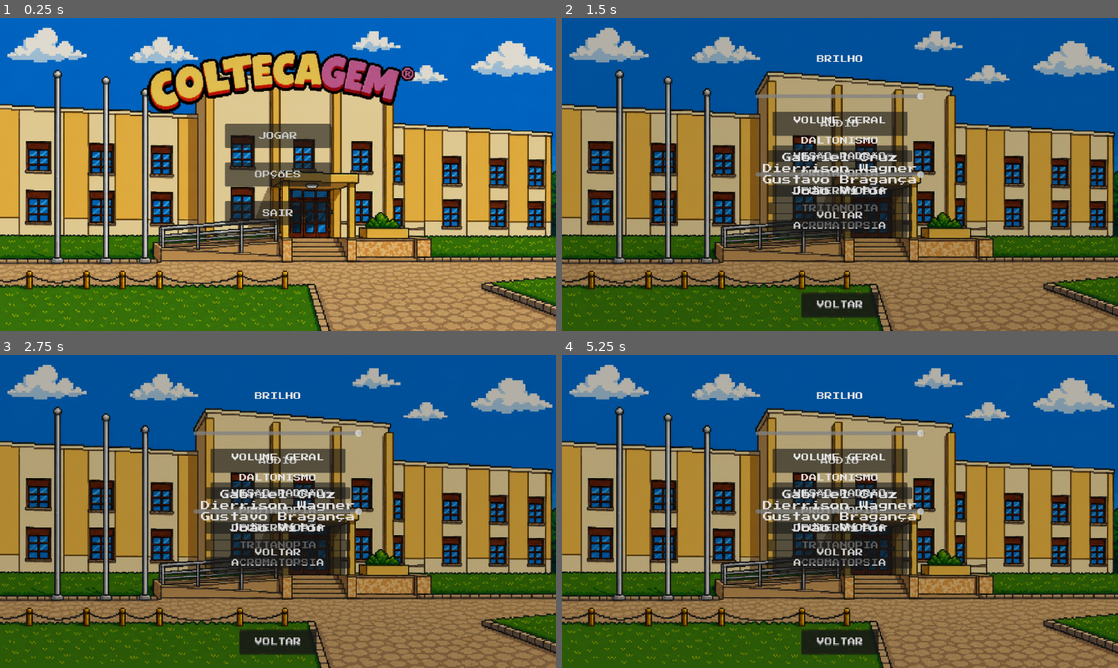
Above: before the commit, frames 1-4 (two rows, left to right).
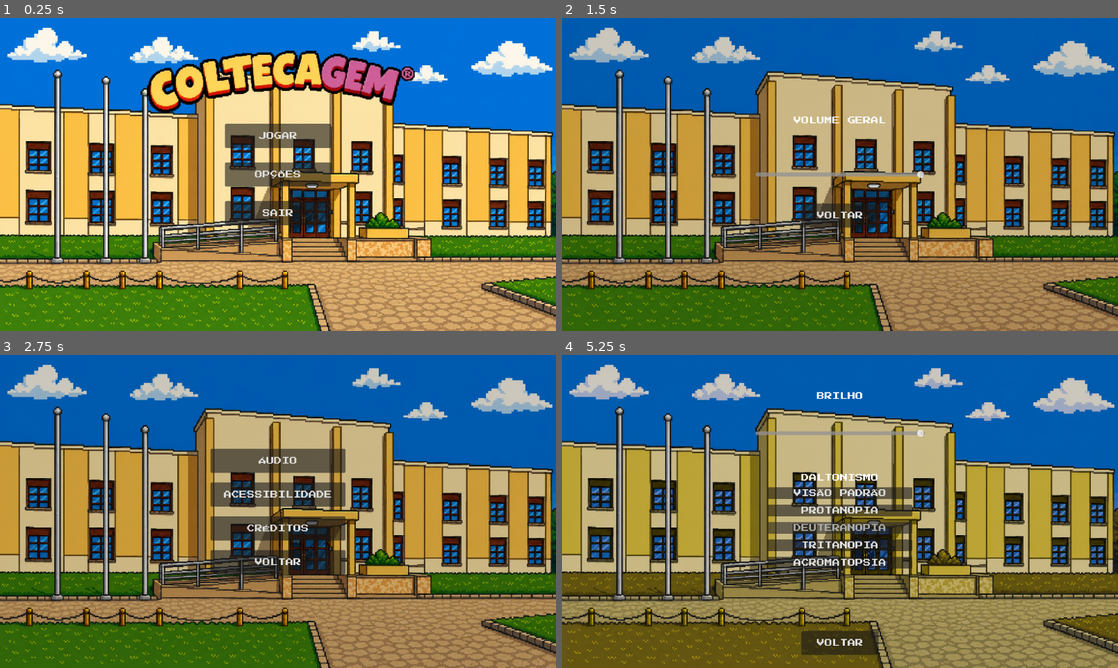
Above: after the commit, the same moments.

Repository: TP-Coltec-UFMG/2026-303-coltecagem
Game: Godot game, scene res://scenes/menu_principal.tscn
The game is run twice, just before and just after one commit, with the same random seed, the same clock (stepped at 60 frames per second) and the same inputs.
Inputs (mouse positions are in pixels of both pictures, inside the frame that each line leads up to):
- Up to frame 1 (0.25 s): no input
- Up to frame 2 (1.5 s): click "OPÇÕES" at 0.5 s; click "ÁUDIO" at 1.25 s
- Up to frame 3 (2.75 s): click "VOLTAR" at 2 s
- Up to frame 4 (5.25 s): click "ACESSIBILIDADE" at 2.75 s; click "VISÃO PADRÃO" at 3.5 s; click "PROTANOPIA" at 4.25 s; click (840, 527) at 5 s, where only the run before the commit has a clickable "CRÉDITOS"

The runs differ from the first frame. In frame 1, 54% of the frame differs, in the area x 0-100%, y 0-100%; in frame 2, 10%; in frame 3, 6.4%; in frame 4, 32%.
Error before the commit: Invalid access to property or key 'voltar' on a base object of type 'Control'. (res://menu_principal.gd:19)

Commit message:
Sistema core e atributos do estudante (EstadoJogador) + fix de caminhos quebrados

Diff:
--- /dev/null
+++ b/autoload/estado_jogador.gd
@@ -0,0 +1,330 @@
+extends Node
+## ============================================================
+## EstadoJogador
+## ------------------------------------------------------------
+## Autoload (Singleton) responsável por TODO o "core" do jogo:
+##   - guardar o estado do estudante (energia, estresse, social,
+##     desempenho acadêmico)
+##   - aplicar os efeitos de cada ação do dia a dia
+##   - calcular a nota da prova
+##   - decidir qual final o jogador atingiu
+##
+## Valores e efeitos baseados no canvas de design do jogo
+## (mapa mental de atributos, tabela de eventos padrão e lista
+## de finais). Onde o canvas não especifica um número exato,
+## deixei um valor "chute inicial" comentado — ajustem à vontade,
+## é só mexer nas constantes lá em cima.
+##
+## Como usar de qualquer script:
+##     EstadoJogador.estudar()
+##     print(EstadoJogador.energia)
+## ============================================================
+
+# ---------------------------------------------------------------
+# SINAIS
+# ---------------------------------------------------------------
+signal atributo_alterado(nome: String, valor_antigo: int, valor_novo: int)
+signal acao_bloqueada(acao: String, motivo: String)
+signal prova_corrigida(nota: int)
+signal fim_de_jogo(final_nome: String)
+
+
+# ---------------------------------------------------------------
+# CONSTANTES DE BALANCEAMENTO
+# ---------------------------------------------------------------
+const ATRIBUTO_MIN := 0
+const ATRIBUTO_MAX := 100
+
+## Estresse muito alto bloqueia ações "produtivas" (aula, estudar,
+## entrosar). O canvas fala em "muito estresse gera eventos
+## negativos" — implementei como bloqueio, que é o que a issue
+## original pede explicitamente.
+const ESTRESSE_LIMITE_BLOQUEIO := 90
+
+## Segundo o canvas: "Se [energia] ficar zerada: estudar rende
+## menos; algumas ações ficam indisponíveis". Ou seja, o gatilho é
+## energia = 0, não um valor intermediário.
+const ENERGIA_LIMITE_ZERADA := 0
+
+## Variação aleatória (fator sorte) usada na nota da prova.
+const FATOR_SORTE_MIN := -15
+const FATOR_SORTE_MAX := 15
+
+## Nota mínima pra passar (canvas: "Objetivo: Chegar no final com
+## Nota >= 60")
+const MEDIA_APROVACAO := 60
+
+
+# ---------------------------------------------------------------
+# ATRIBUTOS DO ESTUDANTE (sempre entre 0 e 100)
+# ---------------------------------------------------------------
+# Nunca altere estas variáveis diretamente de fora deste script.
+# Sempre passe pelas ações (aula, estudar, dormir...) ou, pra um
+# ajuste manual, use alterar_atributo() — assim o clamp (0-100) e
+# o sinal de aviso são sempre respeitados.
+
+var energia: int = 100
+var estresse: int = 0
+var social: int = 50
+var desempenho_academico: int = 50
+
+## Última nota tirada em prova (-1 = nenhuma prova feita ainda)
+var ultima_nota: int = -1
+
+## Contador simples de dias/ações passadas
+var dias_passados: int = 0
+
+
+# ---------------------------------------------------------------
+# HELPER PRINCIPAL — soma/subtrai valor de um atributo, com clamp
+# ---------------------------------------------------------------
+func alterar_atributo(nome: String, delta: int) -> void:
+	var valor_antigo: int
+	var valor_novo: int
+
+	match nome:
+		"energia":
+			valor_antigo = energia
+			valor_novo = clampi(valor_antigo + delta, ATRIBUTO_MIN, ATRIBUTO_MAX)
+			energia = valor_novo
+		"estresse":
+			valor_antigo = estresse
+			valor_novo = clampi(valor_antigo + delta, ATRIBUTO_MIN, ATRIBUTO_MAX)
+			estresse = valor_novo
+		"social":
+			valor_antigo = social
+			valor_novo = clampi(valor_antigo + delta, ATRIBUTO_MIN, ATRIBUTO_MAX)
+			social = valor_novo
+		"desempenho_academico":
+			valor_antigo = desempenho_academico
+			valor_novo = clampi(valor_antigo + delta, ATRIBUTO_MIN, ATRIBUTO_MAX)
+			desempenho_academico = valor_novo
+		_:
+			push_warning("EstadoJogador: atributo desconhecido '%s'" % nome)
+			return
+
+	if valor_antigo != valor_novo:
+		atributo_alterado.emit(nome, valor_antigo, valor_novo)
+
+
+# ---------------------------------------------------------------
+# CONDIÇÕES DE BLOQUEIO
+# ---------------------------------------------------------------
+
+## true se o estresse está alto demais para ações produtivas
+func esta_em_burnout() -> bool:
+	return estresse >= ESTRESSE_LIMITE_BLOQUEIO
+
+## true se a energia está zerada (canvas: gatilho pra "estudar
+## rende menos" e ações ficarem indisponíveis)
+func esta_com_energia_zerada() -> bool:
+	return energia <= ENERGIA_LIMITE_ZERADA
+
+## Verifica se uma ação "produtiva" pode ser executada. Se não
+## puder, emite acao_bloqueada (pra UI mostrar aviso) e retorna
+## false. Ações de descanso (dormir, comer, matar_aula) não usam
+## isso — elas são sempre permitidas.
+func _pode_executar(acao: String) -> bool:
+	if esta_em_burnout():
+		acao_bloqueada.emit(acao, "estresse_alto")
+		return false
+	return true
+
+
+# =================================================================
+# AÇÕES PRINCIPAIS DO JOGO
+# =================================================================
+# Direção e força de cada efeito seguem a tabela "Eventos Padrões"
+# do canvas: AULA tem o efeito mais forte em desempenho/estresse/
+# energia; ESTUDAR tem o mesmo tipo de efeito, mas mais fraco.
+
+## Ir para a aula: a ação de MAIOR impacto em desempenho e
+## estresse, e a que mais custa energia (é o "pacote completo" —
+## aula + prestar atenção o tempo todo).
+func aula() -> bool:
+	if not _pode_executar("aula"):
+		return false
+
+	var ganho_desempenho := 10
+	if esta_com_energia_zerada():
+		ganho_desempenho = 4 # rende bem menos sem energia
+
+	alterar_atributo("energia", -20)
+	alterar_atributo("estresse", 12)
+	alterar_atributo("desempenho_academico", ganho_desempenho)
+
+	dias_passados += 1
+	return true
+
+
+## Matar aula: sem custo de energia. Aumenta social (ficou com os
+## amigos), mas diminui desempenho e estresse. Nunca é bloqueada.
+func matar_aula() -> bool:
+	alterar_atributo("desempenho_academico", -6)
+	alterar_atributo("estresse", -5)
+	alterar_atributo("social", 5)
+
+	dias_passados += 1
+	return true
+
+
+## Estudar: mesmo tipo de efeito da aula (desempenho ↑, estresse ↑,
+## energia ↓), mas TODOS mais fracos que aula() — segundo o canvas,
+## aula rende mais que estudar sozinho.
+func estudar() -> bool:
+	if not _pode_executar("estudar"):
+		return false
+
+	var ganho_desempenho := 5
+	if esta_com_energia_zerada():
+		ganho_desempenho = 2 # "estudar rende menos" com energia zerada
+
+	alterar_atributo("energia", -10)
+	alterar_atributo("estresse", 6)
+	alterar_atributo("desempenho_academico", ganho_desempenho)
+	return true
+
+
+## Comer: sempre recupera energia. O efeito no social depende do
+## contexto (canvas: "Diminui: Social — Depender do Contexto").
+## Por enquanto modelei como um parâmetro simples:
+##   - comendo sozinho (padrão): social cai um pouco
+##   - comendo com amigos: social sobe um pouco
+## Ajustem/troquem essa regra quando tiverem o evento de refeição
+## definido (ex: comer na cantina com NPCs específicos).
+func comer(com_amigos: bool = false) -> bool:
+	alterar_atributo("energia", 15)
+	if com_amigos:
+		alterar_atributo("social", 5)
+	else:
+		alterar_atributo("social", -5)
+	return true
+
+
+## Dormir: recupera energia e reduz estresse. Nunca é bloqueada,
+## avança o contador de dias.
+func dormir() -> bool:
+	alterar_atributo("energia", 40)
+	alterar_atributo("estresse", -25)
+	dias_passados += 1
+	return true
+
+
+## Entrosar (socializar): segundo o canvas, só mexe em social
+## (aumenta) e estresse (diminui) — sem custo de energia ou
+## impacto em desempenho.
+func entrosar() -> bool:
+	if not _pode_executar("entrosar"):
+		return false
+
+	alterar_atributo("social", 15)
+	alterar_atributo("estresse", -8)
+	return true
+
+
+# =================================================================
+# PROVA / SEMINÁRIO
+# =================================================================
+
+## Nota = Desempenho + Fator Sorte (versão simples, como pedido na
+## issue). O canvas também descreve uma versão "rica" considerando
+## energia/estresse/ajuda de amigos — fica pra depois, se vocês
+## quiserem evoluir a fórmula.
+func fazer_prova() -> int:
+	var fator_sorte := randi_range(FATOR_SORTE_MIN, FATOR_SORTE_MAX)
+	var nota := clampi(desempenho_academico + fator_sorte, 0, 100)
+
+	ultima_nota = nota
+	prova_corrigida.emit(nota)
+
+	# Canvas: Prova/Seminário aumenta estresse e diminui energia
+	alterar_atributo("energia", -10)
+	alterar_atributo("estresse", 10)
+
+	return nota
+
+
+# =================================================================
+# FINAIS DO JOGO
+# =================================================================
+# Os 7 finais abaixo vêm direto do canvas (deixei de fora "Viciado
+# em Café", que depende de um contador novo). "Formado na Média" é
+# um fallback meu pra garantir que sempre caia em algum final,
+# mesmo quando o estado não combina com nenhum caso "de destaque".
+#
+# Os números (85 = "média alta", 25 = "poucas amizades", etc) são
+# a MINHA interpretação das descrições do canvas, que não trazia
+# valores exatos — testem e ajustem essas constantes à vontade.
+
+const DESEMPENHO_ALTO := 85
+const SOCIAL_BAIXO := 25
+const SOCIAL_ALTO := 80
+const ESTRESSE_CONTROLADO := 40
+const ESTRESSE_ELEVADO := 70
+const ESTRESSE_EXTREMO := 90
+const ENERGIA_MUITO_BAIXA := 20
+
+enum Final {
+	ALUNO_EXEMPLAR,
+	GENIO_SOLITARIO,
+	MAIS_POPULAR_DA_TURMA,
+	SOBREVIVEU_POR_POUCO,
+	VIDA_SOCIAL_EM_PRIMEIRO_LUGAR,
+	BURNOUT_ACADEMICO,
+	REPETENTE,
+	FORMADO_NA_MEDIA, # fallback, não vem do canvas
+}
+
+const NOME_FINAL := {
+	Final.ALUNO_EXEMPLAR: "Aluno Exemplar",
+	Final.GENIO_SOLITARIO: "Gênio Solitário",
+	Final.MAIS_POPULAR_DA_TURMA: "O Mais Popular da Turma",
+	Final.SOBREVIVEU_POR_POUCO: "Sobreviveu por Pouco",
+	Final.VIDA_SOCIAL_EM_PRIMEIRO_LUGAR: "Vida Social em Primeiro Lugar",
+	Final.BURNOUT_ACADEMICO: "Burnout Acadêmico",
+	Final.REPETENTE: "Repetente",
+	Final.FORMADO_NA_MEDIA: "Formado na Média",
+}
+
+## Analisa o estado atual e decide qual dos finais do canvas se
+## aplica. Retorna o enum Final; use NOME_FINAL[resultado] pro
+## texto. Também emite fim_de_jogo já com o nome em string.
+func verificar_final() -> Final:
+	var aprovado := desempenho_academico >= MEDIA_APROVACAO
+	var resultado: Final
+
+	if not aprovado:
+		# Reprovado: só dois finais possíveis no canvas
+		if social >= SOCIAL_ALTO:
+			resultado = Final.VIDA_SOCIAL_EM_PRIMEIRO_LUGAR
+		else:
+			resultado = Final.REPETENTE
+	else:
+		# Aprovado: checa os casos mais extremos primeiro
+		if estresse >= ESTRESSE_EXTREMO:
+			resultado = Final.BURNOUT_ACADEMICO
+		elif energia <= ENERGIA_MUITO_BAIXA and estresse >= ESTRESSE_ELEVADO:
+			resultado = Final.SOBREVIVEU_POR_POUCO
+		elif desempenho_academico >= DESEMPENHO_ALTO and social <= SOCIAL_BAIXO:
+			resultado = Final.GENIO_SOLITARIO
+		elif desempenho_academico >= DESEMPENHO_ALTO and estresse <= ESTRESSE_CONTROLADO:
+			resultado = Final.ALUNO_EXEMPLAR
+		elif social >= SOCIAL_ALTO and desempenho_academico < DESEMPENHO_ALTO:
+			resultado = Final.MAIS_POPULAR_DA_TURMA
+		else:
+			resultado = Final.FORMADO_NA_MEDIA
+
+	fim_de_jogo.emit(NOME_FINAL[resultado])
+	return resultado
+
+
+# =================================================================
+# UTILITÁRIO — reiniciar o estado (útil pra "Jogar novamente")
+# =================================================================
+func reiniciar() -> void:
+	energia = 100
+	estresse = 0
+	social = 50
+	desempenho_academico = 50
+	ultima_nota = -1
+	dias_passados = 0
--- /dev/null
+++ b/debug/teste_estado.gd
@@ -0,0 +1,93 @@
+extends Control
+## ============================================================
+## Cena de TESTE do EstadoJogador.
+## ------------------------------------------------------------
+## Não é uma tela final do jogo — é só um painel simples com um
+## botão pra cada ação, feito pra você conseguir apertar F6 nesta
+## cena (ou rodar ela como principal) e ver os atributos mudando
+## em tempo real, sem precisar mexer em nada visual ainda.
+##
+## Depois que tiver confiança que a lógica está funcionando,
+## você troca esses botões pela UI de verdade do jogo (que vai
+## chamar as mesmas funções: EstadoJogador.aula(), etc).
+## ============================================================
+
+@onready var label_status: RichTextLabel = $Margem/VBox/LabelStatus
+@onready var label_log: RichTextLabel = $Margem/VBox/LabelLog
+
+@onready var btn_aula: Button = $Margem/VBox/Botoes/BtnAula
+@onready var btn_matar_aula: Button = $Margem/VBox/Botoes/BtnMatarAula
+@onready var btn_estudar: Button = $Margem/VBox/Botoes/BtnEstudar
+@onready var btn_comer: Button = $Margem/VBox/Botoes/BtnComer
+@onready var btn_dormir: Button = $Margem/VBox/Botoes/BtnDormir
+@onready var btn_entrosar: Button = $Margem/VBox/Botoes/BtnEntrosar
+@onready var btn_prova: Button = $Margem/VBox/Botoes2/BtnProva
+@onready var btn_final: Button = $Margem/VBox/Botoes2/BtnFinal
+@onready var btn_reiniciar: Button = $Margem/VBox/Botoes2/BtnReiniciar
+
+
+func _ready() -> void:
+	btn_aula.pressed.connect(func(): _executar("aula", EstadoJogador.aula()))
+	btn_matar_aula.pressed.connect(func(): _executar("matar_aula", EstadoJogador.matar_aula()))
+	btn_estudar.pressed.connect(func(): _executar("estudar", EstadoJogador.estudar()))
+	btn_comer.pressed.connect(func(): _executar("comer", EstadoJogador.comer()))
+	btn_dormir.pressed.connect(func(): _executar("dormir", EstadoJogador.dormir()))
+	btn_entrosar.pressed.connect(func(): _executar("entrosar", EstadoJogador.entrosar()))
+
+	btn_prova.pressed.connect(_on_prova)
+	btn_final.pressed.connect(_on_ver_final)
+	btn_reiniciar.pressed.connect(_on_reiniciar)
+
+	EstadoJogador.acao_bloqueada.connect(_on_acao_bloqueada)
+
+	_atualizar_status()
+	_log("Painel de teste pronto. Aperte os botões pra testar o EstadoJogador.")
+
+
+func _executar(nome_acao: String, resultado: bool) -> void:
+	if resultado:
+		_log("Ação executada: %s" % nome_acao)
+	_atualizar_status()
+
+
+func _on_acao_bloqueada(acao: String, motivo: String) -> void:
+	_log("[color=orange]Ação '%s' bloqueada (%s)[/color]" % [acao, motivo])
+
+
+func _on_prova() -> void:
+	var nota := EstadoJogador.fazer_prova()
+	_log("Prova feita! Nota: %d" % nota)
+	_atualizar_status()
+
+
+func _on_ver_final() -> void:
+	var final := EstadoJogador.verificar_final()
+	_log("[b]Final atingido: %s[/b]" % EstadoJogador.NOME_FINAL[final])
+
+
+func _on_reiniciar() -> void:
+	EstadoJogador.reiniciar()
+	_log("Estado reiniciado.")
+	_atualizar_status()
+
+
+func _atualizar_status() -> void:
+	label_status.text = (
+		"[b]Energia:[/b] %d\n" +
+		"[b]Estresse:[/b] %d\n" +
+		"[b]Social:[/b] %d\n" +
+		"[b]Desempenho:[/b] %d\n" +
+		"[b]Dias passados:[/b] %d\n" +
+		"[b]Última nota:[/b] %s"
+	) % [
+		EstadoJogador.energia,
+		EstadoJogador.estresse,
+		EstadoJogador.social,
+		EstadoJogador.desempenho_academico,
+		EstadoJogador.dias_passados,
+		"—" if EstadoJogador.ultima_nota < 0 else str(EstadoJogador.ultima_nota),
+	]
+
+
+func _log(texto: String) -> void:
+	label_log.text += texto + "\n"
--- /dev/null
+++ b/debug/teste_estado.tscn
@@ -0,0 +1,84 @@
+[gd_scene load_steps=2 format=3 uid="uid://c8p3teste0001"]
+
+[ext_resource type="Script" path="res://debug/teste_estado.gd" id="1"]
+
+[node name="TesteEstado" type="Control"]
+layout_mode = 3
+anchors_preset = 15
+anchor_right = 1.0
+anchor_bottom = 1.0
+grow_horizontal = 2
+grow_vertical = 2
+script = ExtResource("1")
+
+[node name="Margem" type="MarginContainer" parent="."]
+layout_mode = 1
+anchors_preset = 15
+anchor_right = 1.0
+anchor_bottom = 1.0
+grow_horizontal = 2
+grow_vertical = 2
+theme_override_constants/margin_left = 24
+theme_override_constants/margin_top = 24
+theme_override_constants/margin_right = 24
+theme_override_constants/margin_bottom = 24
+
+[node name="VBox" type="VBoxContainer" parent="Margem"]
+layout_mode = 2
+theme_override_constants/separation = 12
+
+[node name="LabelStatus" type="RichTextLabel" parent="Margem/VBox"]
+layout_mode = 2
+custom_minimum_size = Vector2(0, 140)
+bbcode_enabled = true
+fit_content = true
+
+[node name="Botoes" type="HBoxContainer" parent="Margem/VBox"]
+layout_mode = 2
+theme_override_constants/separation = 8
+
+[node name="BtnAula" type="Button" parent="Margem/VBox/Botoes"]
+layout_mode = 2
+text = "Aula"
+
+[node name="BtnMatarAula" type="Button" parent="Margem/VBox/Botoes"]
+layout_mode = 2
+text = "Matar Aula"
+
+[node name="BtnEstudar" type="Button" parent="Margem/VBox/Botoes"]
+layout_mode = 2
+text = "Estudar"
+
+[node name="BtnComer" type="Button" parent="Margem/VBox/Botoes"]
+layout_mode = 2
+text = "Comer"
+
+[node name="BtnDormir" type="Button" parent="Margem/VBox/Botoes"]
+layout_mode = 2
+text = "Dormir"
+
+[node name="BtnEntrosar" type="Button" parent="Margem/VBox/Botoes"]
+layout_mode = 2
+text = "Entrosar"
+
+[node name="Botoes2" type="HBoxContainer" parent="Margem/VBox"]
+layout_mode = 2
+theme_override_constants/separation = 8
+
+[node name="BtnProva" type="Button" parent="Margem/VBox/Botoes2"]
+layout_mode = 2
+text = "Fazer Prova"
+
+[node name="BtnFinal" type="Button" parent="Margem/VBox/Botoes2"]
+layout_mode = 2
+text = "Ver Final"
+
+[node name="BtnReiniciar" type="Button" parent="Margem/VBox/Botoes2"]
+layout_mode = 2
+text = "Reiniciar"
+
+[node name="LabelLog" type="RichTextLabel" parent="Margem/VBox"]
+layout_mode = 2
+size_flags_vertical = 3
+bbcode_enabled = true
+scroll_following = true
--- /dev/null
+++ b/icon.svg
@@ -0,0 +1 @@
+<svg xmlns="http://www.w3.org/2000/svg" width="128" height="128"><rect width="124" height="124" x="2" y="2" fill="#363d52" stroke="#212532" stroke-width="4" rx="14"/><g fill="#fff" transform="translate(12.322 12.322)scale(.101)"><path d="M105 673v33q407 354 814 0v-33z"/><path fill="#478cbf" d="m105 673 152 14q12 1 15 14l4 67 132 10 8-61q2-11 15-15h162q13 4 15 15l8 61 132-10 4-67q3-13 15-14l152-14V427q30-39 56-81-35-59-83-108-43 20-82 47-40-37-88-64 7-51 8-102-59-28-123-42-26 43-46 89-49-7-98 0-20-46-46-89-64 14-123 42 1 51 8 102-48 27-88 64-39-27-82-47-48 49-83 108 26 42 56 81zm0 33v39c0 276 813 276 814 0v-39l-134 12-5 69q-2 10-14 13l-162 11q-12 0-16-11l-10-65H446l-10 65q-4 11-16 11l-162-11q-12-3-14-13l-5-69z"/><path d="M483 600c0 34 58 34 58 0v-86c0-34-58-34-58 0z"/><circle cx="725" cy="526" r="90"/><circle cx="299" cy="526" r="90"/></g><g fill="#414042" transform="translate(12.322 12.322)scale(.101)"><circle cx="307" cy="532" r="60"/><circle cx="717" cy="532" r="60"/></g></svg>
--- a/menu_principal.gd
+++ b/menu_principal.gd
@@ -73,7 +73,7 @@
 
 
 func jogar():
-	get_tree().change_scene_to_file("res://World.tscn")
+	get_tree().change_scene_to_file("res://scenes/World.tscn")
 
 
 func sair():
--- a/project.godot
+++ b/project.godot
@@ -8,12 +8,20 @@
 
 config_version=5
 
+[animation]
+
+compatibility/default_parent_skeleton_in_mesh_instance_3d=true
+
 [application]
 
 config/name="Coltecagem 0.1"
 run/main_scene="res://scenes/menu_principal.tscn"
-config/features=PackedStringArray("4.5", "Forward Plus")
+config/features=PackedStringArray("4.6", "Forward Plus")
 config/icon="res://icon.svg"
+
+[autoload]
+
+EstadoJogador="*res://autoload/estado_jogador.gd"
 
 [display]
 
--- a/scenes/menu_principal.tscn
+++ b/scenes/menu_principal.tscn
@@ -13,12 +13,12 @@
 shader_parameter/mode = 0
 shader_parameter/severity = 1.0
 
-[node name="MenuPrincipal" type="Node2D"]
+[node name="MenuPrincipal" type="Node2D" unique_id=2799583]
 script = ExtResource("1")
 
-[node name="CanvasLayer" type="CanvasLayer" parent="."]
+[node name="CanvasLayer" type="CanvasLayer" parent="." unique_id=1390221117]
 
-[node name="Fundo" type="TextureRect" parent="CanvasLayer"]
+[node name="Fundo" type="TextureRect" parent="CanvasLayer" unique_id=1442836485]
 anchors_preset = 15
 anchor_right = 1.0
 anchor_bottom = 1.0
@@ -28,7 +28,7 @@
 expand_mode = 1
 stretch_mode = 6
 
-[node name="Logo" type="TextureRect" parent="CanvasLayer"]
+[node name="Logo" type="TextureRect" parent="CanvasLayer" unique_id=1276632513]
 texture_filter = 1
 anchors_preset = -1
 anchor_left = 0.24175347
@@ -41,7 +41,7 @@
 expand_mode = 1
 stretch_mode = 5
 
-[node name="VBoxContainer" type="VBoxContainer" parent="CanvasLayer"]
+[node name="VBoxContainer" type="VBoxContainer" parent="CanvasLayer" unique_id=688315461]
 anchors_preset = 8
 anchor_left = 0.5
 anchor_top = 0.5
@@ -56,30 +56,29 @@
 theme = ExtResource("2")
 theme_override_constants/separation = 30
 
-[node name="BtnJogar" type="Button" parent="CanvasLayer/VBoxContainer"]
+[node name="BtnJogar" type="Button" parent="CanvasLayer/VBoxContainer" unique_id=1099334668]
 custom_minimum_size = Vector2(220, 50)
 layout_mode = 2
 size_flags_horizontal = 4
 text = "JOGAR"
 
-[node name="BtnConfig" type="Button" parent="CanvasLayer/VBoxContainer"]
+[node name="BtnConfig" type="Button" parent="CanvasLayer/VBoxContainer" unique_id=1170746594]
 custom_minimum_size = Vector2(220, 50)
 layout_mode = 2
 size_flags_horizontal = 4
 text = "OPÇÕES"
 
-[node name="BtnSair" type="Button" parent="CanvasLayer/VBoxContainer"]
+[node name="BtnSair" type="Button" parent="CanvasLayer/VBoxContainer" unique_id=300538540]
 custom_minimum_size = Vector2(220, 50)
 layout_mode = 2
 size_flags_horizontal = 4
 text = "SAIR"
 
-[node name="PainelConfig" parent="CanvasLayer" instance=ExtResource("6")]
+[node name="PainelConfig" parent="CanvasLayer" unique_id=1098289941 instance=ExtResource("6")]
 visible = false
 layout_mode = 3
-script = null
 
-[node name="OverlayBrilho" type="ColorRect" parent="CanvasLayer"]
+[node name="OverlayBrilho" type="ColorRect" parent="CanvasLayer" unique_id=1704012933]
 anchors_preset = 15
 anchor_right = 1.0
 anchor_bottom = 1.0
@@ -88,15 +87,15 @@
 mouse_filter = 2
 color = Color(0, 0, 0, 0.11764706)
 
-[node name="Musica" type="AudioStreamPlayer2D" parent="."]
+[node name="Musica" type="AudioStreamPlayer2D" parent="." unique_id=1091489561]
 stream = ExtResource("4")
 volume_db = -42.329
 autoplay = true
 
-[node name="CanvasLayer2" type="CanvasLayer" parent="."]
+[node name="CanvasLayer2" type="CanvasLayer" parent="." unique_id=456790190]
 layer = 2
 
-[node name="ColorRect" type="ColorRect" parent="CanvasLayer2"]
+[node name="ColorRect" type="ColorRect" parent="CanvasLayer2" unique_id=1741201390]
 material = SubResource("ShaderMaterial_1")
 anchors_preset = 15
 anchor_right = 1.0
--- a/scenes/painel_audio.tscn
+++ b/scenes/painel_audio.tscn
@@ -1,6 +1,6 @@
 [gd_scene load_steps=3 format=3]
 
-[ext_resource type="Script" path="/run/user/1679619292/doc/a119a71e/painel_audio.gd" id="1"]
+[ext_resource type="Script" path="res://Painels/painel_audio.gd" id="1"]
 [ext_resource type="Theme" path="res://theme/theme.tres" id="2"]
 
 [node name="PainelAudio" type="Control"]
--- a/scenes/painel_brilho.tscn
+++ b/scenes/painel_brilho.tscn
@@ -1,6 +1,6 @@
 [gd_scene load_steps=3 format=3]
 
-[ext_resource type="Script" path="/run/user/1679619292/doc/2169682e/painel_brilho.gd" id="1"]
+[ext_resource type="Script" path="res://Painels/painel_brilho.gd" id="1"]
 [ext_resource type="Theme" path="res://theme/theme.tres" id="2"]
 
 [node name="PainelBrilho" type="Control"]
--- a/scenes/painel_config.tscn
+++ b/scenes/painel_config.tscn
@@ -1,6 +1,6 @@
 [gd_scene load_steps=6 format=3]
 
-[ext_resource type="Script" path="/run/user/1679619292/doc/6b2fbf56/painel_config.gd" id="1"]
+[ext_resource type="Script" path="res://Painels/painel_config.gd" id="1"]
 [ext_resource type="Theme" path="res://theme/theme.tres" id="2"]
 [ext_resource type="PackedScene" path="res://scenes/painel_brilho.tscn" id="3"]
 [ext_resource type="PackedScene" path="res://scenes/painel_audio.tscn" id="4"]
--- a/scenes/painel_creditos.tscn
+++ b/scenes/painel_creditos.tscn
@@ -1,6 +1,6 @@
 [gd_scene load_steps=3 format=3]
 
-[ext_resource type="Script" path="/run/user/1679619292/doc/11336c53/painel_creditos.gd" id="1"]
+[ext_resource type="Script" path="res://Painels/painel_creditos.gd" id="1"]
 [ext_resource type="Theme" path="res://theme/theme.tres" id="2"]
 
 [node name="PainelCreditos" type="Control"]
Not shown, added: autoload/estado_jogador.gd.uid
Not shown, added: debug/teste_estado.gd.uid
Not shown, added: icon.svg.import
Not shown, added: images_jogo/ConceptPersonagemPrincipal.png.import
Not shown, added: images_jogo/PersonagemPrincipal.png.import
Not shown: 1 places in scenes/menu_principal.tscn that only renumber resources
